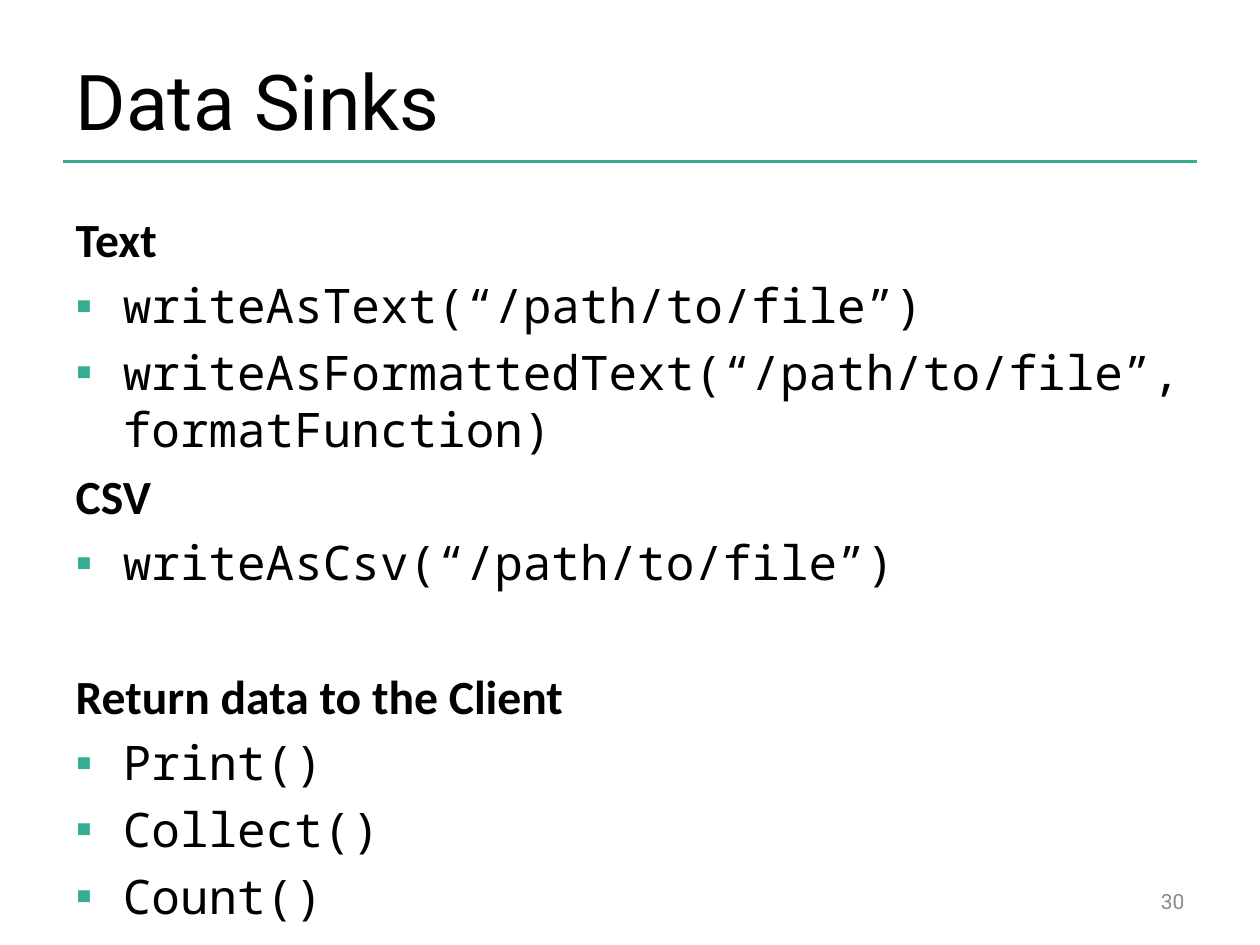
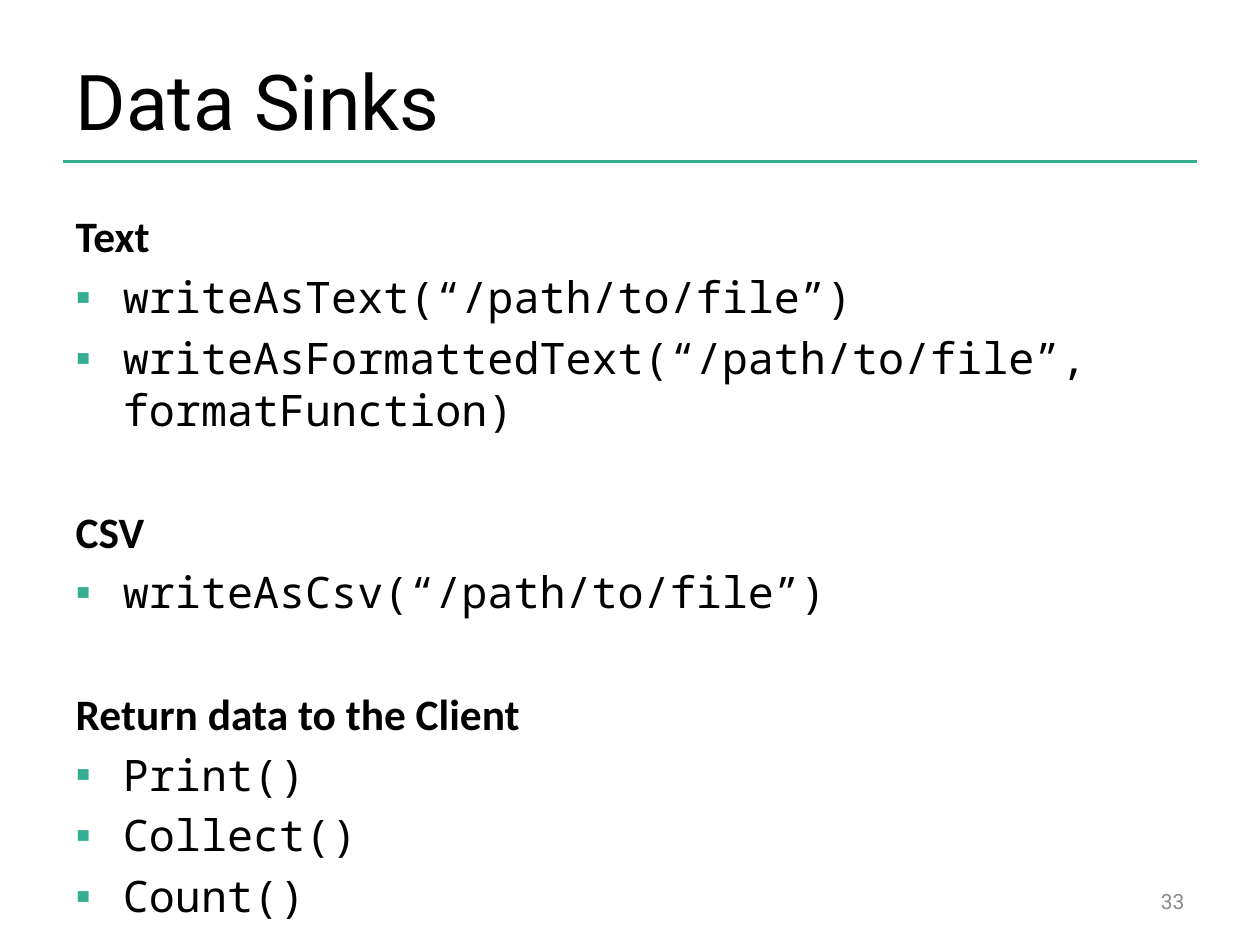
Before and after one commit to dataArtisans/flink-training-web, a slide deck: slide 33 of slides/flink_batch_basics.pptx (slide 30 before the commit). Drawn at 1260x945 pixels with LibreOffice and Linux fonts; fonts in the diff are those of the drawing; background and template pictures are left out. Boxes give left, top, right and bottom in pixels: in the first picture for what was removed or moved away, otherwise in the second. Text is boxed around its words. In the diff, an @@ line names an element or a change of style, - is before the commit and + after.

```diff
--- a/slides/flink_batch_basics.pptx
+++ b/slides/flink_batch_basics.pptx
@@ text "Text" at bbox=[76, 224, 1087, 858]: size 27.2 to 24.8 pt @@
@@ page number at bbox=[1161, 894, 1185, 909]: text changed @@
-30
+33
```
Also in this commit, not shown: 12 other slides changed, 8 slides added, 5 slides removed.
